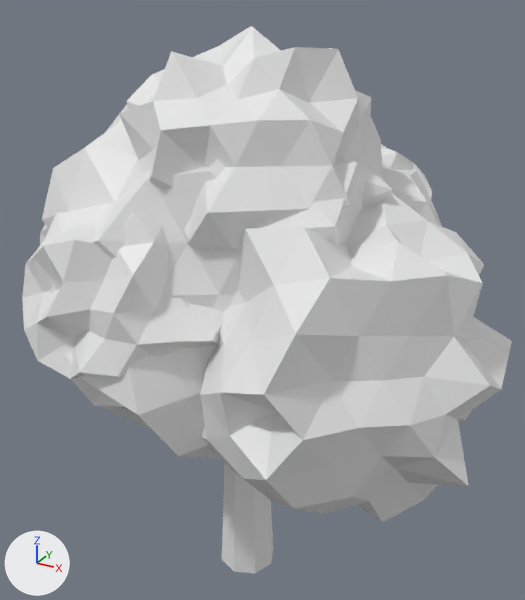
The glTF model models/world/tree-round.glb as it was, and as the next commit left it.
Camera for both pictures: a 50 mm camera at (4.27, -7.3, 7.85) aimed at (0.14, 0.2, 4.1). Arrows for +X, +Y and +Z are at lower left; the lights stay in place. The older version comes first. Vertices at exactly the same position are counted once.

Names of what the first picture shows: 'tree-round'.
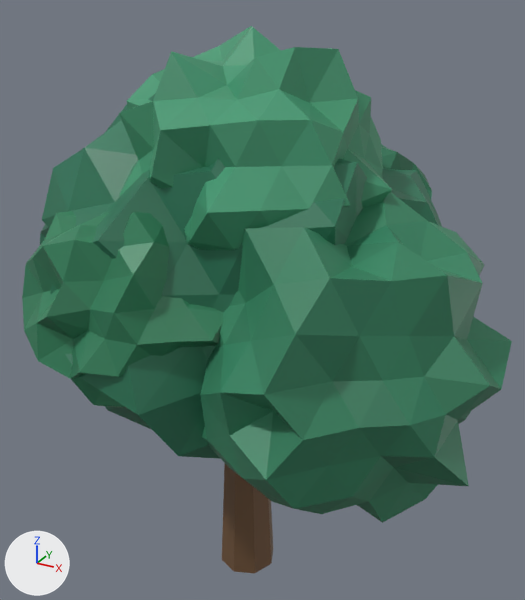
Where the change shows, as pixel boxes (x1, y1, x2, y2) in the pictures (525 x 600 px):
'tree-round', recoloured (darker): (22, 26, 512, 573) in both

Edits to the bpy script that builds the scene:
```text
Change mat_vc:
    add n2 = _N.new('ShaderNodeMix'); n2.name = 'Mix'
    add n2.data_type = 'RGBA'
    add n2.blend_type = 'MULTIPLY'
    add n2.inputs[0].default_value = 1.0  # 'Factor'
    add n2.inputs[7].default_value = (0.8, 0.8, 0.8, 1.0)  # 'B', white #e7e7e7
    add n3 = _N.new('ShaderNodeVertexColor'); n3.name = 'Color Attribute'
    where n0 = _N.new('ShaderNodeBsdfPrincipled'); n0.name = 'Principled BSDF'
    add _L.new(n2.outputs[2], n0.inputs[0])  # 'Result' to 'Base Color'
    add _L.new(n3.outputs[0], n2.inputs[6])  # 'Color' to 'A'
Change me_mesh_0:
    where me_mesh_0.from_pydata(...)  # 1016 vertices, 1996 faces; spans x -3.18..3.31, y -2.61..2.53, z 0.0..7.41
    used by ob_tree_round; location = (0.0, 0.0, 0.0)
    me_mesh_0 part 1: vertex colours changed
```
